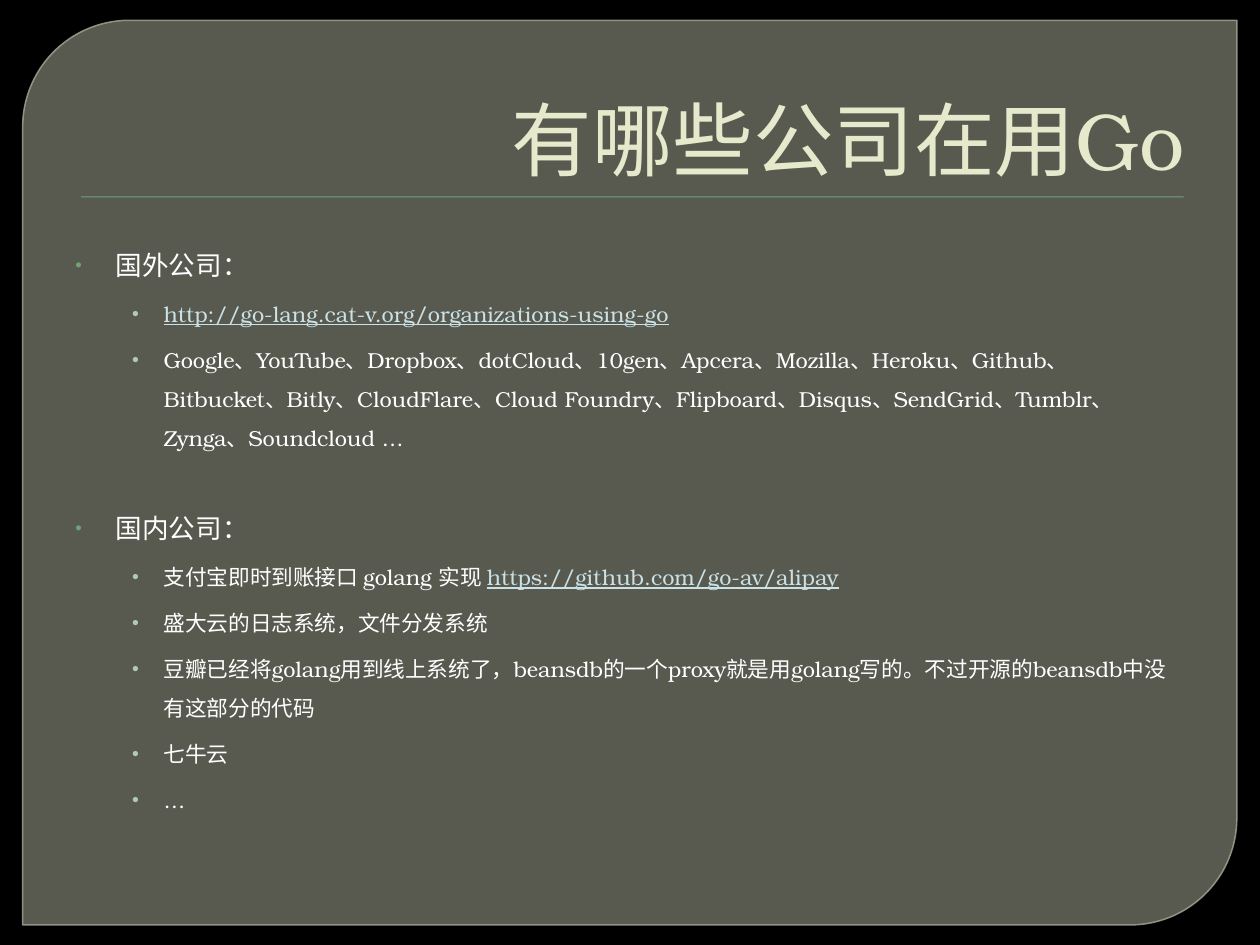
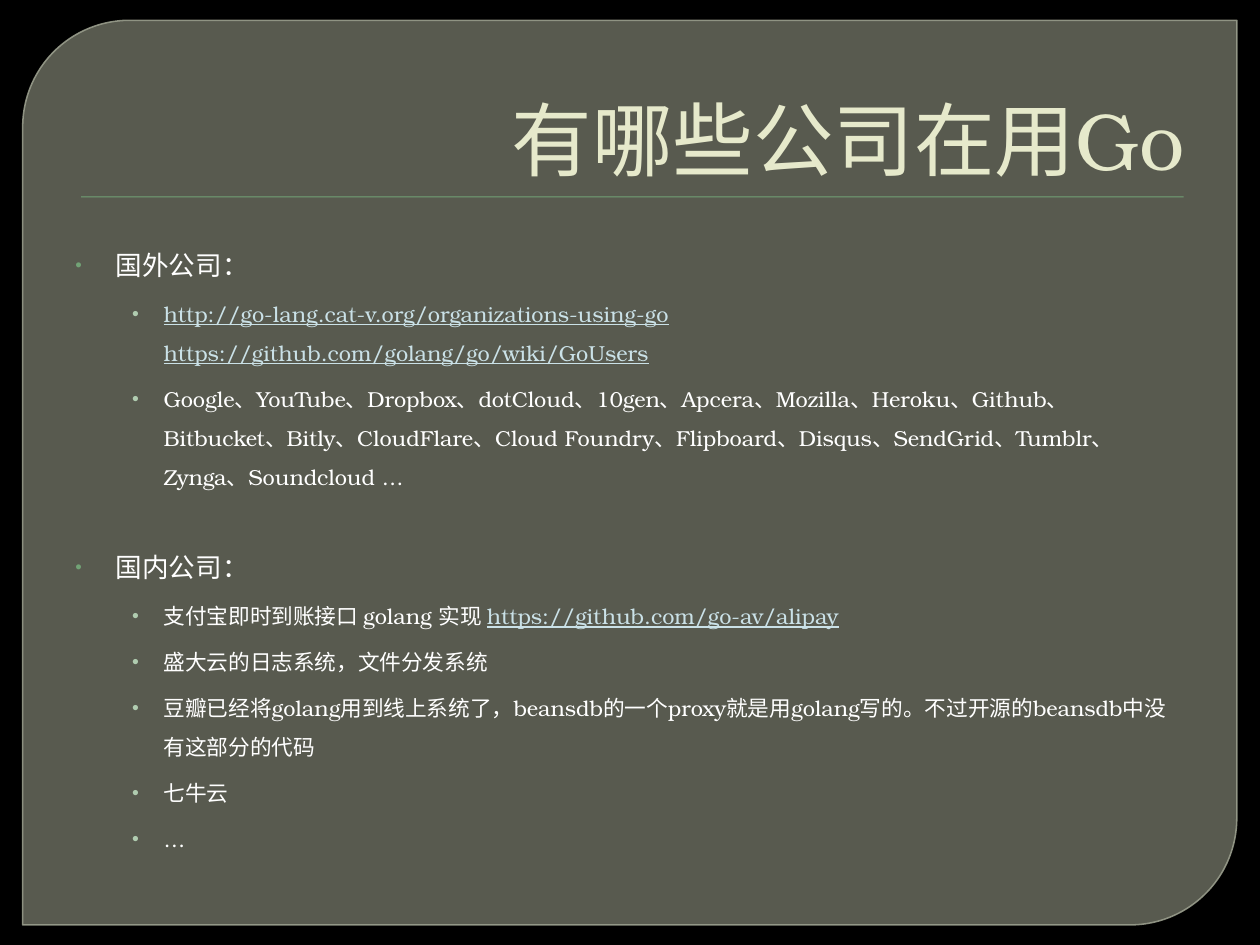
Before and after one commit to ghj1976/lecture, a slide deck: slide 44 of golang简介/Golang介绍.pptx. Drawn at 1260x945 pixels with LibreOffice and Linux fonts; fonts in the diff are those of the drawing; background and template pictures are left out. Boxes give left, top, right and bottom in pixels: in the first picture for what was removed or moved away, otherwise in the second. Text is boxed around its words. In the diff, an @@ line names an element or a change of style, - is before the commit and + after.

Commit message:
软件架构模式、Go简介
更新软件架构模式ppt、Golang简介

```diff
--- a/golang简介/Golang介绍.pptx
+++ b/golang简介/Golang介绍.pptx
@@ text at [164, 306, 669, 366]: text changed @@
-  • http://go-lang.cat-v.org/organizations-using-go
+  • http://go-lang.cat-v.org/organizations-using-go
+    https://github.com/golang/go/wiki/GoUsers
```
